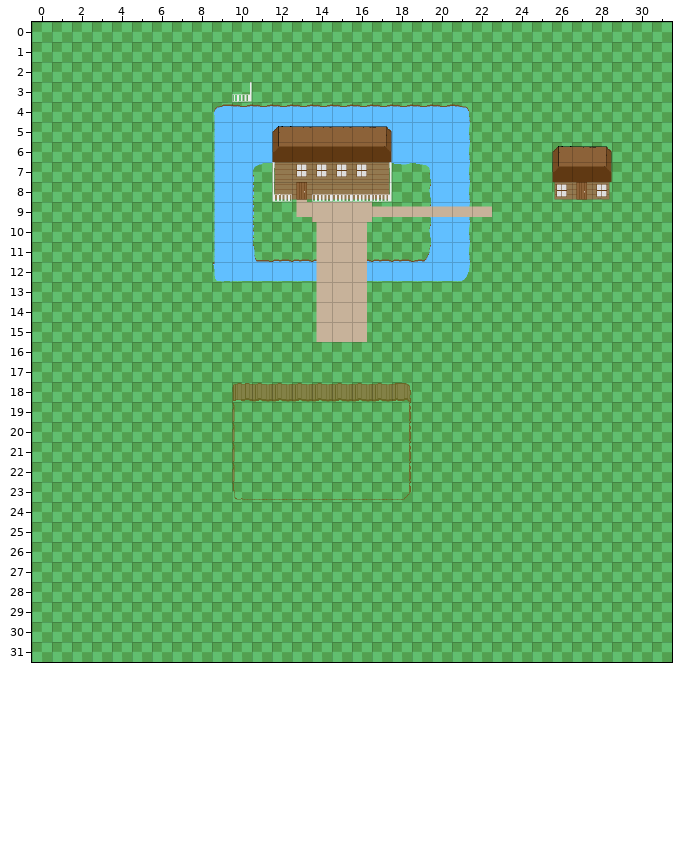
Tiled map: res/maps/spritetest.tmx. That is the earlier state.
Cells are 32x32 px. Shown: x 0..31, y 0..31. Tiles whose own drawing changed are shown in their newer look in all pictures.
After the commit:
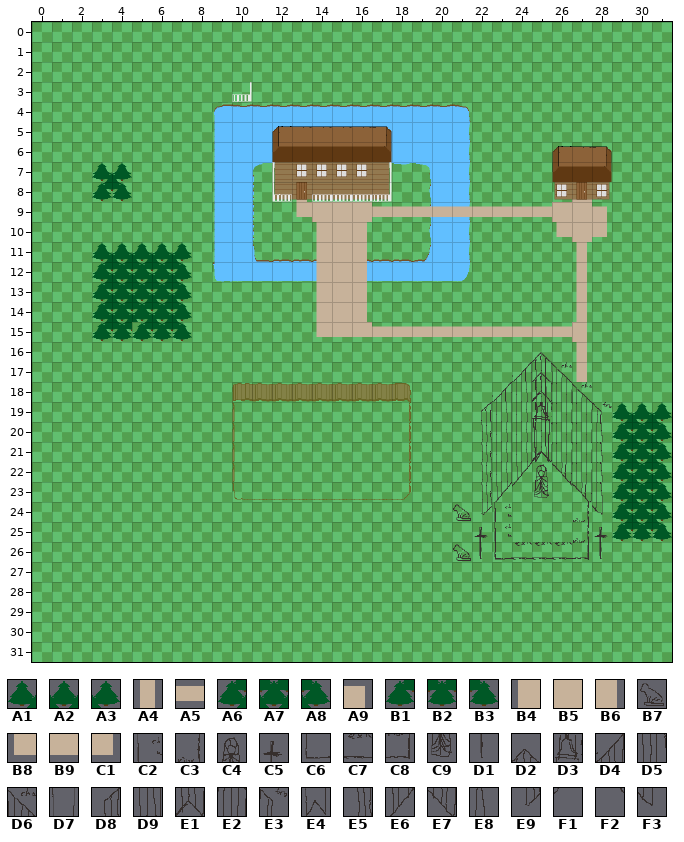
Key: from "TestSpriteSheet": A1 48, A2 49, A3 50, A4 59, A5 60, A6 64, A7 65, A8 66, A9 76, B1 80, B2 81, B3 82, B4 90, B5 91, B6 92, B7 101, B8 106, B9 107, C1 108, C2 146, C3 148, C4 149, C5 151, C6 162, C7 163, C8 164, C9 165, D1 167, D2 179, D3 192, D4 194, D5 195, D6 196, D7 208, D8 209, D9 210, E1 211, E2 212, E3 213, E4 224, E5 225, E6 226, E7 228, E8 229, E9 241, F1 242, F2 244, F3 245.
__ is an empty cell.
Tiles replaced or removed in this view: B4, B5, B6.
Diff:
Changed rows in their new state; .. is an unchanged cell.
Layer "Tile Layer 2":
first column x 3:
 7 A1 A3 .. .. .. .. .. .. .. .. .. .. .. .. .. .. .. .. .. .. .. .. .. .. .. ..
 8 B1 B3 .. .. .. .. .. .. .. .. .. .. .. .. .. .. .. .. .. .. .. .. .. .. B5 ..
 9 .. .. .. .. .. .. .. .. .. .. .. .. .. .. .. .. .. .. .. .. .. .. .. B5 B5 A9
10 .. .. .. .. .. .. .. .. .. .. .. .. .. .. .. .. .. .. .. .. .. .. .. B8 B5 C1
11 A1 A2 A2 A2 A3 .. .. .. .. .. .. .. .. .. .. .. .. .. .. .. .. .. .. .. A4 ..
12 A6 A7 A7 A7 A8 .. .. .. .. .. .. .. .. .. .. .. .. .. .. .. .. .. .. .. A4 ..
13 A6 A7 A7 A7 A8 .. .. .. .. .. .. .. .. .. .. .. .. .. .. .. .. .. .. .. A4 ..
14 A6 A7 A7 A7 A8 .. .. .. .. .. .. .. .. .. .. .. .. .. .. .. .. .. .. .. A4 ..
15 B1 B2 B1 B2 B3 .. .. .. .. .. .. B8 B9 B9 A5 A5 A5 A5 A5 A5 A5 A5 A5 A5 B6 ..
16 .. .. .. .. .. .. .. .. .. .. .. .. .. .. .. .. .. .. .. .. .. .. D2 .. A4 ..
17 .. .. .. .. .. .. .. .. .. .. .. .. .. .. .. .. .. .. .. .. .. D4 D5 D6 A4 ..
18 .. .. .. .. .. .. .. .. .. .. .. .. .. .. .. .. .. .. .. .. D4 D9 D5 E2 D6 ..
19 .. .. .. .. .. .. .. .. .. .. .. .. .. .. .. .. .. .. .. D8 D9 D9 D5 E2 E2 E3
20 .. .. .. .. .. .. .. .. .. .. .. .. .. .. .. .. .. .. .. E5 D9 D9 D5 E2 E2 E8
21 .. .. .. .. .. .. .. .. .. .. .. .. .. .. .. .. .. .. .. E5 D9 D9 E1 E2 E2 E8
22 .. .. .. .. .. .. .. .. .. .. .. .. .. .. .. .. .. .. .. E5 D9 E6 C4 E7 E2 E8
23 .. .. .. .. .. .. .. .. .. .. .. .. .. .. .. .. .. .. .. E5 E6 F1 C9 F2 E7 E8
24 .. .. .. .. .. .. .. .. .. .. .. .. .. .. .. .. .. .. B7 E9 C2 .. .. .. C3 F3
25 .. .. .. .. .. .. .. .. .. .. .. .. .. .. .. .. .. .. .. C5 C2 .. .. .. C3 C5
26 .. .. .. .. .. .. .. .. .. .. .. .. .. .. .. .. .. .. B7 D1 C6 C7 C7 C7 C8 D1
Layer "Tile Layer 3":
first column x 25:
18 E1
19 D3
20 D7
21 E4
Layer "Tile Layer 4":
first column x 25:
17 D2 .. .. .. .. .. ..
19 D3 .. .. .. A1 A2 A3
20 D7 .. .. .. A6 A7 A8
21 E4 .. .. .. A6 A7 A8
22 .. .. .. .. A6 A7 A8
23 .. .. .. .. A6 A7 A8
24 .. .. .. .. A6 A7 A8
25 .. .. .. .. B1 B2 B3
Layer "Tile Layer 5":
first column x 23:
 9 A5 A5 A5
Pixel boxes of the changes (left, top, right, bottom) in both pictures:
added: (92, 162, 132, 201)
changed: (316, 199, 672, 561)
added: (92, 242, 192, 341)
